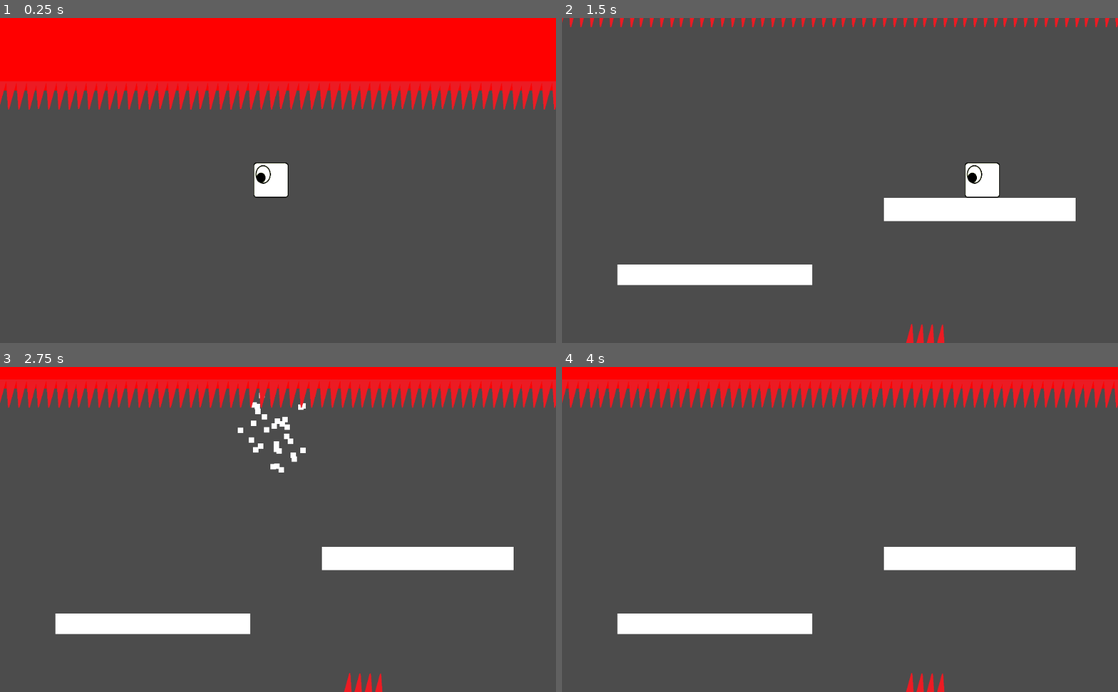
Above: before the commit, frames 1-4 (two rows, left to right).
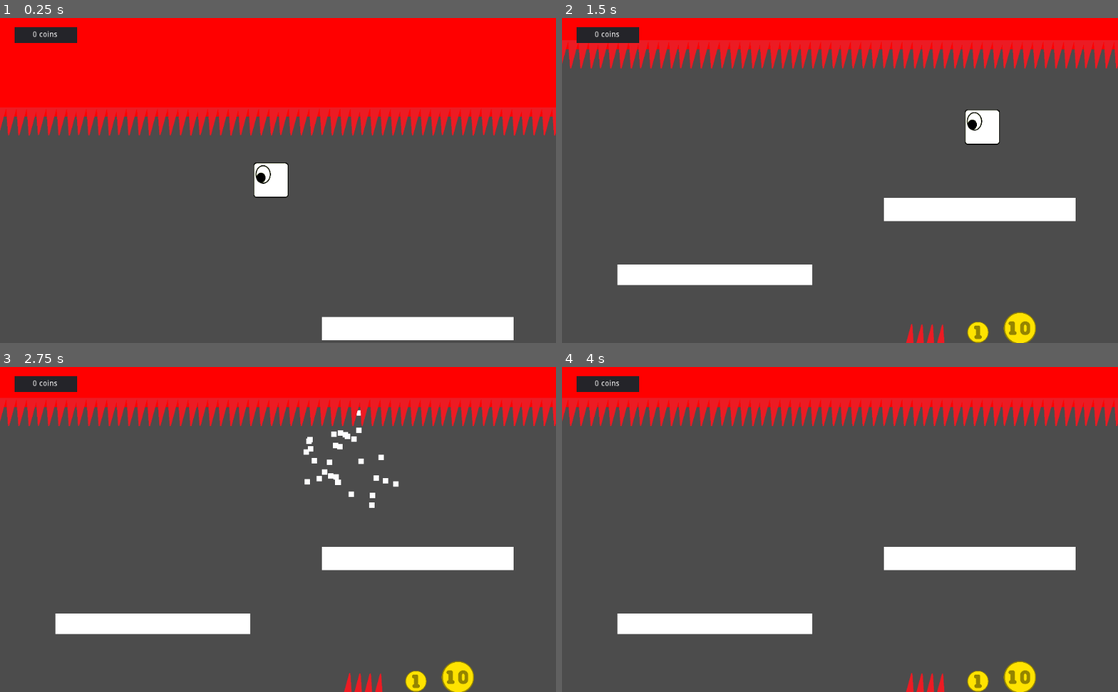
Above: after the commit, the same moments.

Repository: TheSolarPrincess/LudumDare48
Game: Godot game, scene res://Test.tscn
Same seed, same stepped clock (60 frames per second), same inputs: the game is played once before the commit and once after it.
Inputs:
- Up to frame 1 (0.25 s): no input
- Up to frame 2 (1.5 s): hold D (move_right) 0.53-1.28 s; tap W (jump) at 0.6, 0.77, 1.07, 1.35 s; hold A (move_left) from 1.28 s (still down)
- Up to frame 3 (2.75 s): tap W (jump) at 1.52, 1.82, 2.1 s; release A (move_left) at 2.03 s; hold D (move_right) from 2.03 s (still down)
- Up to frame 4 (4 s): tap W (jump) at 2.85, 3.02, 3.32, 3.6, 3.77 s; tap Enter at 3.5 s; release D (move_right) at 3.53 s; hold A (move_left) from 3.53 s (still down)

The runs differ from the first frame. In frame 1, 16% of the frame differs, in the area x 0-100%, y 2-100%; in frame 2, 15%; in frame 3, 12%; in frame 4, 11%.
Error after the commit: Parse Error: The function signature doesn't match the parent. Parent signature is: "void show()".

Commit message:
Coins and GO screen

Diff:
--- /dev/null
+++ b/BuildingBlocks/10Coin.tscn
@@ -0,0 +1,18 @@
+[gd_scene load_steps=4 format=2]
+
+[ext_resource path="res://Graphics/10Coin.png" type="Texture" id=1]
+[ext_resource path="res://Coin.gd" type="Script" id=2]
+
+[sub_resource type="CircleShape2D" id=1]
+radius = 100.832
+
+[node name="1Coin" type="Sprite"]
+scale = Vector2( 0.298699, 0.298699 )
+texture = ExtResource( 1 )
+
+[node name="Area2D" type="Area2D" parent="."]
+script = ExtResource( 2 )
+nominal = 10
+
+[node name="CollisionShape2D" type="CollisionShape2D" parent="Area2D"]
+shape = SubResource( 1 )
--- /dev/null
+++ b/BuildingBlocks/1Coin.tscn
@@ -0,0 +1,17 @@
+[gd_scene load_steps=4 format=2]
+
+[ext_resource path="res://Graphics/1Coin.png" type="Texture" id=1]
+[ext_resource path="res://Coin.gd" type="Script" id=2]
+
+[sub_resource type="CircleShape2D" id=1]
+radius = 102.043
+
+[node name="1Coin" type="Sprite"]
+scale = Vector2( 0.196775, 0.196775 )
+texture = ExtResource( 1 )
+
+[node name="Area2D" type="Area2D" parent="."]
+script = ExtResource( 2 )
+
+[node name="CollisionShape2D" type="CollisionShape2D" parent="Area2D"]
+shape = SubResource( 1 )
--- /dev/null
+++ b/Coin.gd
@@ -0,0 +1,11 @@
+extends Area2D
+
+export var nominal = 1
+
+func _ready():
+	self.connect("body_entered", self, "_on_Area2D_body_entered")
+
+func _on_Area2D_body_entered(body):
+	if body.is_in_group("player"):
+		get_parent().queue_free()
+		get_tree().get_nodes_in_group("UI")[0].add_coin(nominal)
--- a/Levels/TestLevel1.tscn
+++ b/Levels/TestLevel1.tscn
@@ -1,7 +1,9 @@
-[gd_scene load_steps=3 format=2]
+[gd_scene load_steps=5 format=2]
 
 [ext_resource path="res://BuildingBlocks/Ground.tscn" type="PackedScene" id=1]
 [ext_resource path="res://BuildingBlocks/Spikes.tscn" type="PackedScene" id=2]
+[ext_resource path="res://BuildingBlocks/10Coin.tscn" type="PackedScene" id=3]
+[ext_resource path="res://BuildingBlocks/1Coin.tscn" type="PackedScene" id=4]
 
 [node name="TestLevel" type="Node2D"]
 
@@ -23,3 +25,9 @@
 
 [node name="Spikes" parent="." instance=ExtResource( 2 )]
 position = Vector2( 669.342, 342.797 )
+
+[node name="1Coin" parent="." instance=ExtResource( 4 )]
+position = Vector2( 767.561, 331.748 )
+
+[node name="1Coin2" parent="." instance=ExtResource( 3 )]
+position = Vector2( 844.908, 324.381 )
--- a/Player.gd
+++ b/Player.gd
@@ -41,3 +41,4 @@
 	$Sprite.visible = false
 	$Particles2D.emitting = true
 	is_dead = true
+	get_tree().get_nodes_in_group("gameoverscreen")[0].show(get_tree().get_nodes_in_group("UI")[0].score)
--- a/Test.tscn
+++ b/Test.tscn
@@ -1,5 +1,6 @@
-[gd_scene load_steps=13 format=2]
-
+[gd_scene load_steps=17 format=2]
+
+[ext_resource path="res://Graphics/Kind and Rich - Personal Use.otf" type="DynamicFontData" id=1]
 [ext_resource path="res://Player.gd" type="Script" id=2]
 [ext_resource path="res://Graphics/DeathParticle.png" type="Texture" id=3]
 [ext_resource path="res://Graphics/platform.png" type="Texture" id=4]
@@ -81,7 +82,7 @@
 script/source = "extends Node2D
 
 const DOOM_SPEED_ONSCREEN = 60
-const DOOM_SPEED_OFFSCREEN = 300
+const DOOM_SPEED_OFFSCREEN = 200
 
 
 func _physics_process(delta):
@@ -89,15 +90,53 @@
 	if player.is_dead: return
 
 	var camera = get_tree().get_nodes_in_group(\"camera\")[0]
-	print ( camera.position.y - self.position.y)
+	#print ( camera.position.y - self.position.y)
 	var on_screen = camera.position.y - self.position.y < get_viewport().size.y / 2
 	if on_screen:
-		print(\"onscreen\")
+		#print(\"onscreen\")
 		self.position.y += DOOM_SPEED_ONSCREEN * delta
 	else:
-		print(\"offscreen\")
+		#print(\"offscreen\")
 		self.position.y += DOOM_SPEED_OFFSCREEN * delta
 "
+
+[sub_resource type="GDScript" id=12]
+script/source = "extends CanvasLayer
+
+var score = 0
+
+func update():
+	$\"Panel/RichTextLabel\".bbcode_text = \"[center]\" + str(score) + \" coins[/center]\"
+
+func add_coin(value):
+	score += value
+	update()
+"
+
+[sub_resource type="GDScript" id=13]
+script/source = "extends CanvasLayer
+
+func show(coins):
+	$Screen.visible = true
+	$Screen/Label.text =\\
+	\"\"\"
+	Game over!
+
+	Coins collected: %s
+
+	Press space to restart
+	\"\"\" % str(coins)
+
+func _process(delta):
+	if Input.is_action_just_pressed(\"jump\") and $Screen.visible:
+		get_tree().reload_current_scene()
+"
+
+[sub_resource type="DynamicFont" id=14]
+size = 60
+outline_size = 3
+outline_color = Color( 0, 0, 0, 0.905882 )
+font_data = ExtResource( 1 )
 
 [node name="Test" type="Node2D"]
 script = SubResource( 1 )
@@ -105,7 +144,7 @@
 [node name="Player" type="KinematicBody2D" parent="." groups=[
 "player",
 ]]
-position = Vector2( 500.085, 157.816 )
+position = Vector2( 500.085, 396.982 )
 script = ExtResource( 2 )
 
 [node name="CollisionShape2D" type="CollisionShape2D" parent="Player"]
@@ -138,6 +177,7 @@
 scale = Vector2( 2.30244, 0.140047 )
 
 [node name="ImpendingDoom" type="Node2D" parent="."]
+position = Vector2( 0, 286.999 )
 script = SubResource( 11 )
 
 [node name="Sprite" type="Sprite" parent="ImpendingDoom"]
@@ -216,3 +256,66 @@
 
 [node name="Boundaries" parent="Levels" instance=ExtResource( 6 )]
 position = Vector2( -1.00488, 4.50752 )
+
+[node name="UI" type="CanvasLayer" parent="." groups=[
+"UI",
+]]
+script = SubResource( 12 )
+
+[node name="Panel" type="Panel" parent="UI"]
+margin_left = 27.0
+margin_top = 17.0
+margin_right = 142.0
+margin_bottom = 46.0
+__meta__ = {
+"_edit_use_anchors_": false
+}
+
+[node name="RichTextLabel" type="RichTextLabel" parent="UI/Panel"]
+anchor_right = 1.0
+anchor_bottom = 1.0
+margin_left = -1.0
+margin_top = 7.0
+margin_right = -1.0
+margin_bottom = -6.0
+bbcode_enabled = true
+bbcode_text = "[center]0 coins[/center]"
+text = "0 coins"
+__meta__ = {
+"_edit_use_anchors_": false
+}
+
+[node name="GameOverScreen" type="CanvasLayer" parent="." groups=[
+"gameoverscreen",
+]]
+script = SubResource( 13 )
+
+[node name="Screen" type="Panel" parent="GameOverScreen"]
+visible = false
+modulate = Color( 1, 1, 1, 0.866667 )
+anchor_right = 1.0
+anchor_bottom = 1.0
+__meta__ = {
+"_edit_use_anchors_": false
+}
+
+[node name="Label" type="Label" parent="GameOverScreen/Screen"]
+anchor_left = 0.5
+anchor_top = 0.5
+anchor_right = 0.5
+anchor_bottom = 0.5
+margin_left = -181.0
+margin_top = -109.0
+margin_right = 181.0
+margin_bottom = 109.0
+custom_fonts/font = SubResource( 14 )
+text = "Game over!
+
+Coins collected:
+
+Press space to restart"
+align = 1
+valign = 1
+__meta__ = {
+"_edit_use_anchors_": false
+}
Binary file added: Graphics/10Coin.png
Not shown, added: Graphics/10Coin.png.import
Binary file added: Graphics/1Coin.png
Not shown, added: Graphics/1Coin.png.import
Binary file added: Graphics/Kind and Rich - Personal Use.otf
